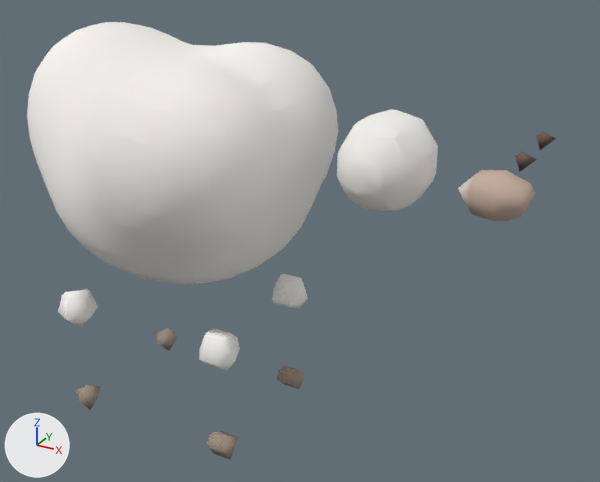
Renders of the glTF model assets/animals/src/sheep.glb from each side of a commit.
Rendered twice from a camera (50 mm lens) standing at (0.703, -0.926, 0.807) and looking at (0.18, 0.026, 0.331). Every picture has the same lights, and +X, +Y and +Z are marked at lower left. The first picture is the older version.

Names of what the first picture shows: 'sheep'.
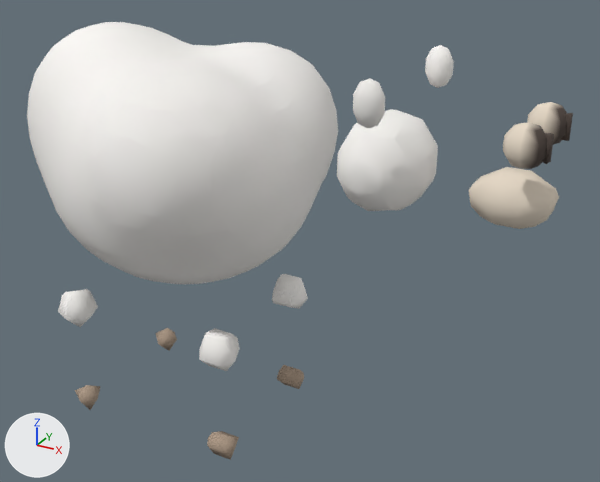
Pixel boxes (x1, y1, x2, y2) of what changed, in the pictures (600 x 482 px):
```json
{"object": "sheep", "change": "reshaped", "before": [27, 22, 556, 460], "after": [27, 22, 573, 460]}
{"part": 1, "of": "me_mesh", "change": "added", "after": [527, 102, 567, 145]}
{"part": 2, "of": "me_mesh", "change": "added", "after": [503, 122, 547, 169]}
{"part": 3, "of": "me_mesh", "change": "added", "after": [425, 45, 454, 88]}
{"part": 4, "of": "me_mesh", "change": "added", "after": [353, 78, 385, 129]}
{"part": 5, "of": "me_mesh", "change": "rebuilt", "before": [458, 170, 536, 221], "after": [468, 167, 559, 229], "on screen": "16% wider, 21% taller"}
{"part": 6, "of": "me_mesh", "change": "deleted", "before": [536, 131, 556, 150]}
{"part": 7, "of": "me_mesh", "change": "deleted", "before": [515, 152, 537, 172]}
{"part": 8, "of": "me_mesh", "change": "added", "after": [542, 113, 573, 164]}
{"part": 9, "of": "me_mesh", "change": "edited", "before": [27, 22, 438, 460], "after": [27, 22, 438, 460], "on screen": "looks the same"}
```

Edits to the scene script, one JSON object a line:
```json
{"block": "me_mesh", "where": "# used by ob_sheep; location = (0.0, 0.0, 0.0)"}
{"op": "remove", "block": "me_mesh", "code": "me_mesh.from_pydata(...)  # 1108 vertices, 2164 faces; spans x -0.238..0.512, y -0.208..0.208, z 0.016..0.616"}
{"op": "add", "block": "me_mesh", "code": "me_mesh.from_pydata(...)  # 1260 vertices, 2452 faces; spans x -0.238..0.53, y -0.208..0.208, z 0.016..0.616"}
{"block": "me_mesh", "change": "me_mesh part 1: a new loose piece, a UV sphere (8 segments, 5 rings, poles along z) spanning x 0.475..0.525, y 0.025..0.075, z 0.514..0.566, in mat_sheepmat"}
{"block": "me_mesh", "change": "me_mesh part 2: a new loose piece, a UV sphere (8 segments, 5 rings, poles along z) spanning x 0.475..0.525, y -0.075..-0.025, z 0.514..0.566, in mat_sheepmat"}
{"block": "me_mesh", "change": "me_mesh part 3: a new loose piece, a UV sphere (8 segments, 5 rings, poles along z) spanning x 0.321..0.359, y 0.095..0.125, z 0.552..0.608, in mat_sheepmat"}
{"block": "me_mesh", "change": "me_mesh part 4: a new loose piece, a UV sphere (8 segments, 5 rings, poles along z) spanning x 0.321..0.359, y -0.125..-0.095, z 0.552..0.608, in mat_sheepmat"}
{"block": "me_mesh", "change": "me_mesh part 5: the loose piece of 28 vertices spanning x 0.417..0.503, y -0.034..0.034, z 0.432..0.487 is rebuilt with 36 vertices and now spans x 0.43..0.53, y -0.04..0.04, z 0.429..0.491"}
{"block": "me_mesh", "change": "me_mesh part 6: the loose piece of 6 vertices spanning x 0.488..0.512, y 0.034..0.056, z 0.508..0.532 is deleted"}
{"block": "me_mesh", "change": "me_mesh part 7: the loose piece of 6 vertices spanning x 0.488..0.512, y -0.056..-0.034, z 0.508..0.532 is deleted"}
{"block": "me_mesh", "change": "me_mesh part 8"}
{"block": "me_mesh", "change": "12 vertices are added at x 0.513..0.527, y -0.057..0.057, z 0.524..0.556"}
{"block": "me_mesh", "change": "8 new vertices lie (0.0, 0.0, 0.03) away from vertices in x 0.513..0.527, y -0.057..0.057, z 0.525"}
{"block": "me_mesh", "change": "32 new faces join them"}
{"block": "me_mesh", "change": "me_mesh part 9: 2003 kept faces spanning x -0.238..0.377, y -0.208..0.208, z 0.016..0.616 get new vertex colours; the middle colour goes from white #f7f4ef to white #f8f5f2"}
```
